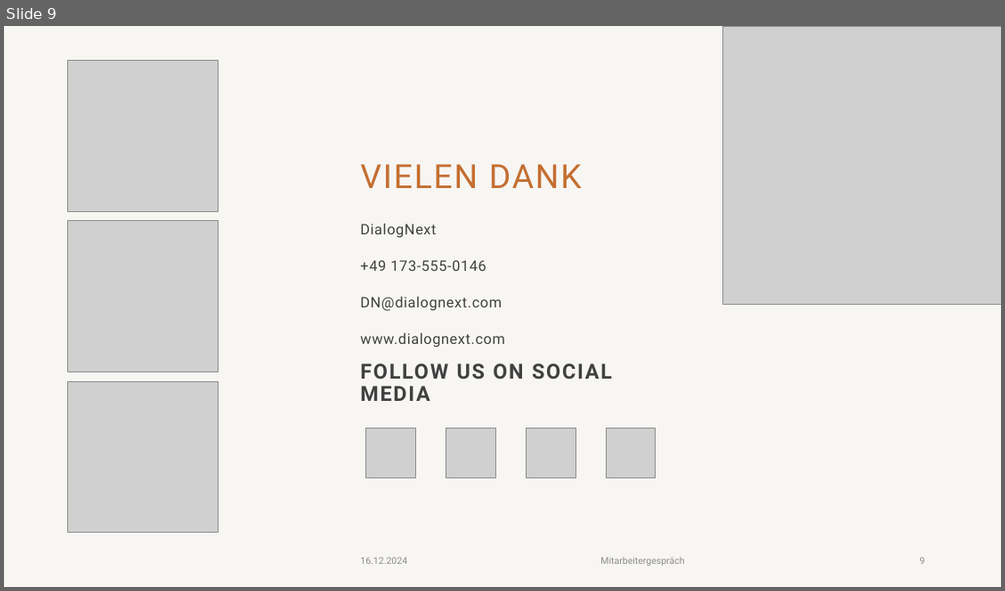
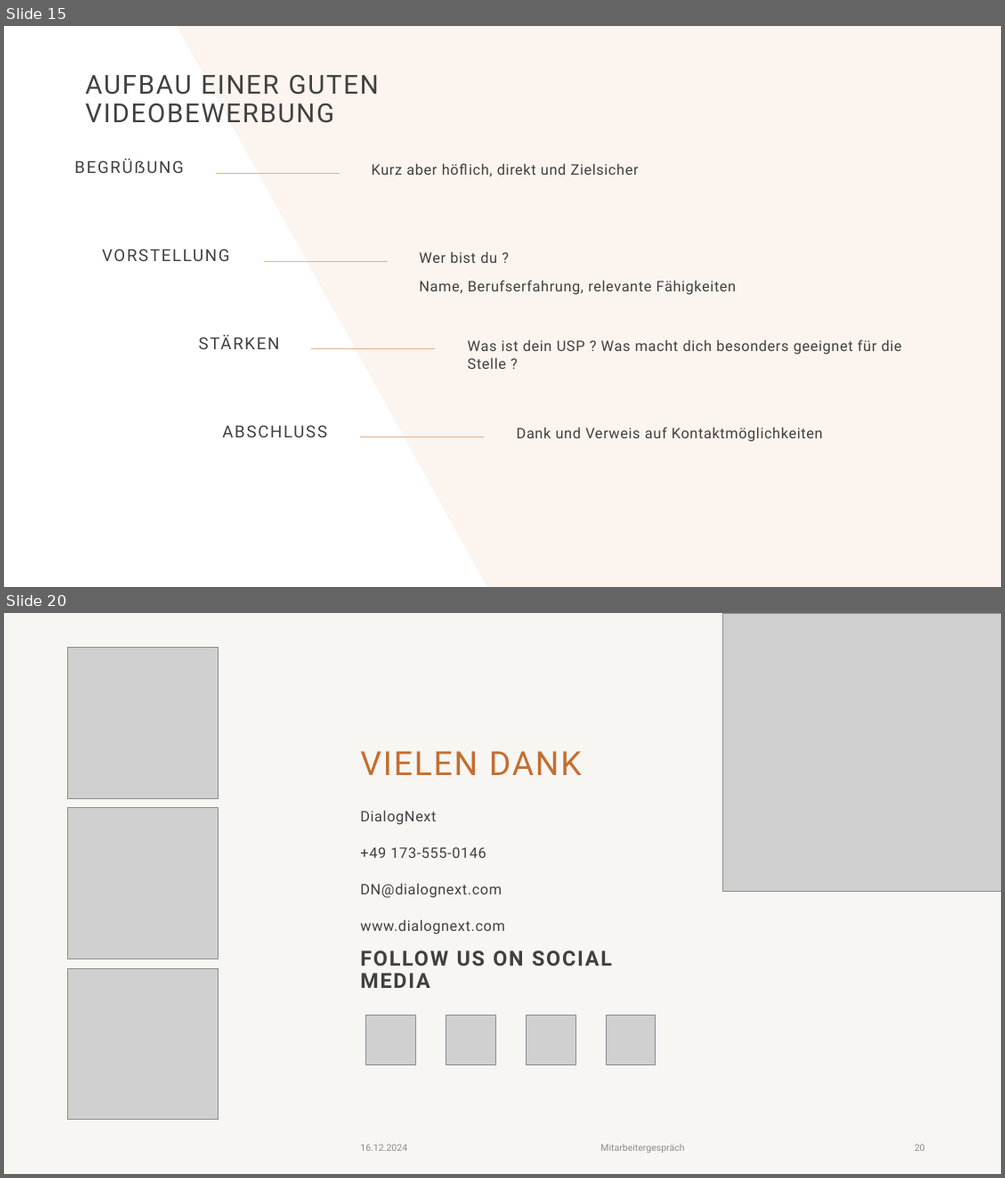
Before and after one commit to Tibodv/bathesis, a slide deck: Papers/Hiring Funnel/VidBewerbungen/Mitarbeitergespräche Training_Draft_251124.pptx. Shown one above the other, each under a label of ours: slide 9 before the commit, slides 15 and 20 after it; the slides between them are not shown. The pictures are 1005x591 and 1005x1178 pixels, drawn with LibreOffice and Linux fonts; fonts in the diff are those of the drawing; grey boxes stand for pictures; background and template pictures are left out. Boxes give left, top, right and bottom in pixels: in the first picture for what was removed or moved away, otherwise in the second. Text is boxed around its words. In the diff, an @@ line names an element or a change of style, - is before the commit and + after.

```diff
--- a/Papers/Hiring Funnel/VidBewerbungen/Mitarbeitergespräche Training_Draft_251124.pptx
+++ b/Papers/Hiring Funnel/VidBewerbungen/Mitarbeitergespräche Training_Draft_251124.pptx
@@ slide 15 added at [4,26,1001,587], background #FFFFFF @@
@@ freeform shape added at [177,26,1001,587], fill #FBF4EF @@
@@ title added at [85,75,379,123], 25.2 pt, text #404040 @@
+AUFBAU EINER GUTEN VIDEOBEWERBUNG
@@ text added at [16,147,191,189], 16 pt, text #404040 @@
+BEGRÜSSUNG
@@ line added from (216, 173) to (339, 173), #E2B18D 0.5 pt @@
@@ text added at [372,163,639,176], 14 pt, text #404040 @@
+Kurz aber höflich, direkt und Zielsicher
@@ text added at [102,248,230,261], 16 pt, text #404040 @@
+VORSTELLUNG
@@ line added from (264, 261) to (388, 261), #E2B18D 0.5 pt @@
@@ text added at [419,251,736,295], 14 pt, text #404040 @@
+Wer bist du ?
+Name, Berufserfahrung, relevante Fähigkeiten
@@ text added at [199,334,280,349], 16 pt, text #404040 @@
+STÄRKEN
@@ text added at [468,339,902,369], 14 pt, text #404040 @@
+Was ist dein USP ? Was macht dich besonders geeignet für die Stelle ?
@@ line added from (311, 349) to (436, 349), #E2B18D 0.5 pt @@
@@ text added at [222,425,327,437], 16 pt, text #404040 @@
+ABSCHLUSS
@@ line added from (360, 436) to (484, 436), #E2B18D 0.5 pt @@
@@ text added at [517,426,823,442], 14 pt, text #404040 @@
+Dank und Verweis auf Kontaktmöglichkeiten
@@ what was slide 9 is now slide 20 @@
@@ page number at [914,1143,925,1151]: text changed @@
-9
+20
```
Also in this commit, not shown: 6 slides changed, 12 other slides added, 3 slides removed, 2 other files.
